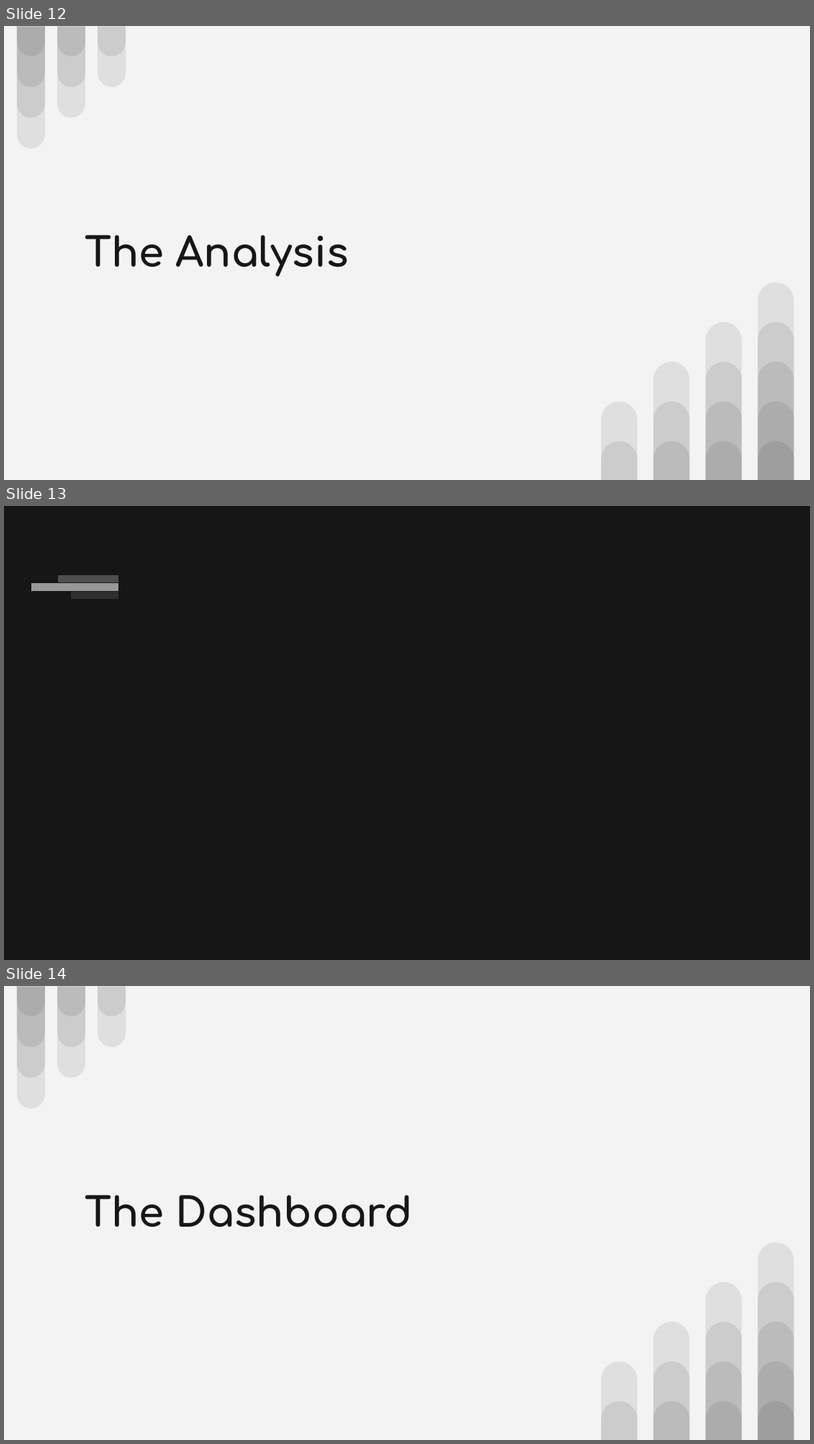
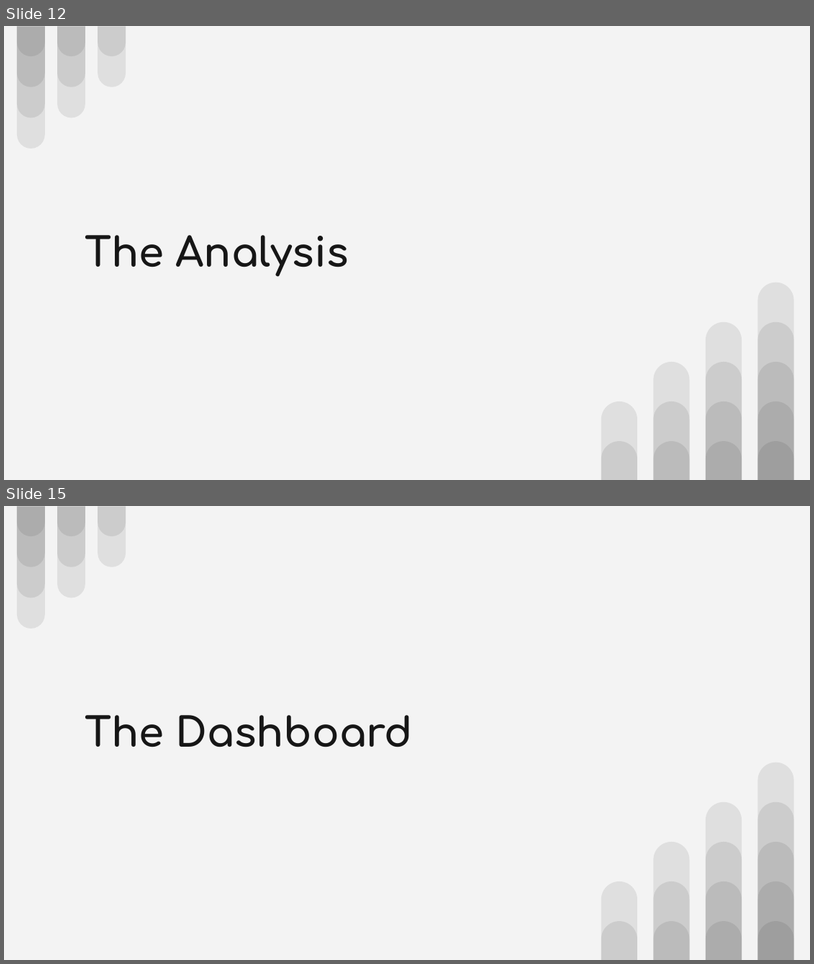
Before and after one commit to adinfinitum225/final_project, a slide deck: media/Final Project - Employment Prosepects.pptx. Shown one above the other, each under a label of ours: slides 12, 13 and 14 before the commit, slides 12 and 15 after it; the slides between them are not shown. The pictures are 814x1444 and 814x964 pixels, drawn with LibreOffice and Linux fonts; fonts in the diff are those of the drawing. Boxes give left, top, right and bottom in pixels: in the first picture for what was removed or moved away, otherwise in the second. Text is boxed around its words. In the diff, an @@ line names an element or a change of style, - is before the commit and + after.

```diff
--- a/media/Final Project - Employment Prosepects.pptx
+++ b/media/Final Project - Employment Prosepects.pptx
@@ slide 13 removed at (4,506,810,960), background #161616 @@
@@ rectangle removed at (31,582,118,591) @@
@@ rectangle removed at (57,574,118,582) @@
@@ rectangle removed at (71,591,119,599) @@
@@ what was slide 14 is now slide 15 @@
```
Also in this commit, not shown: 2 slides added.
